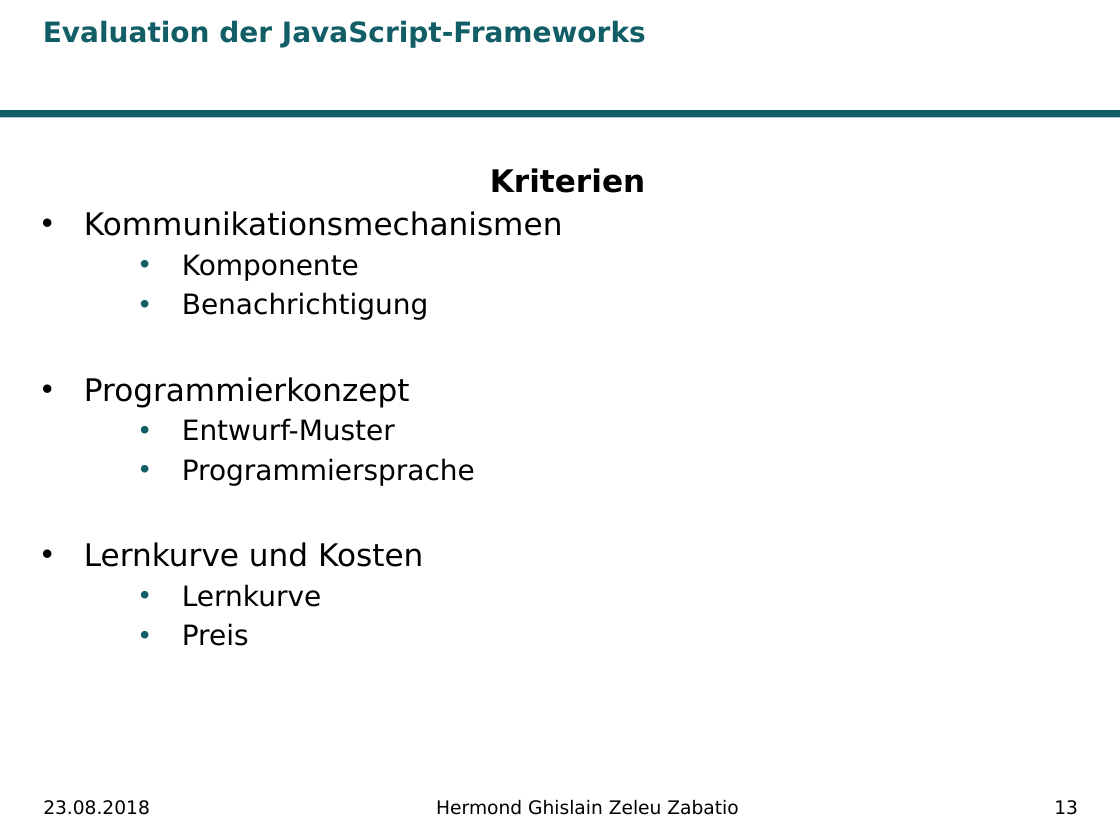
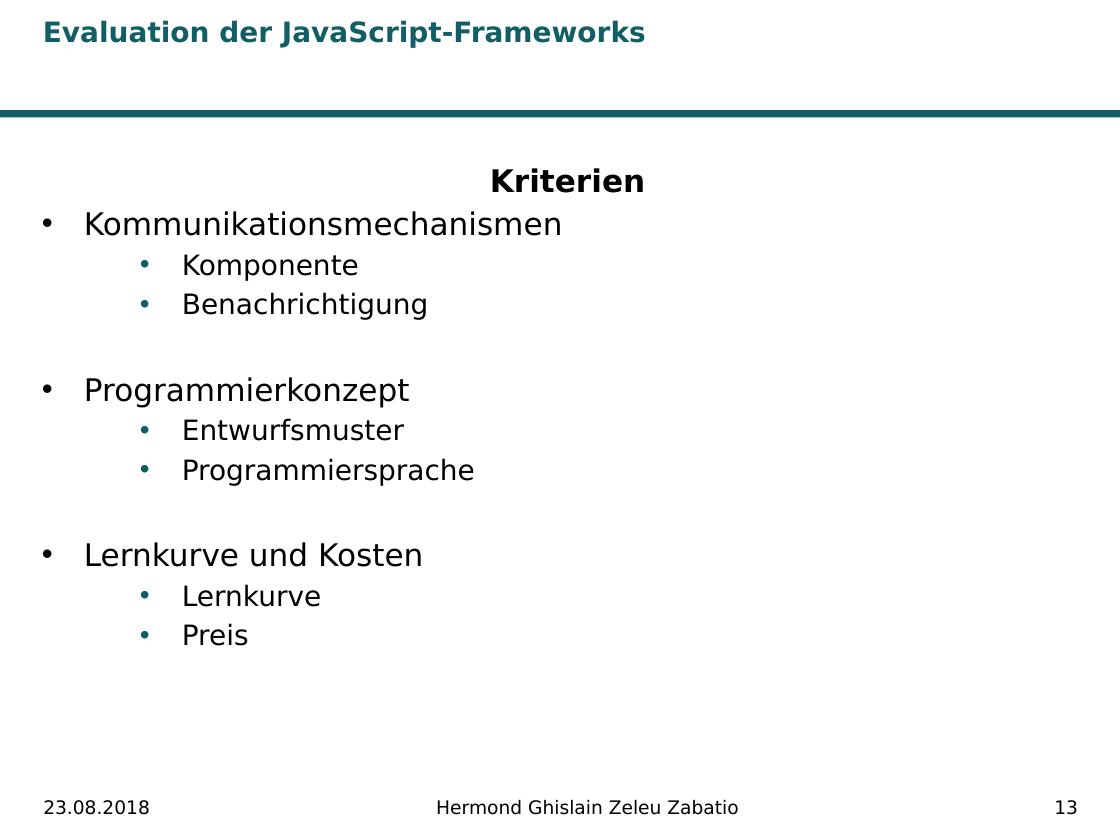
Before and after one commit to Ghislain1/zoe-fb-app, a slide deck: slide 13 of Master-Abschluss.pptx. Drawn at 1120x840 pixels with LibreOffice and Linux fonts; fonts in the diff are those of the drawing; background and template pictures are left out. Boxes give left, top, right and bottom in pixels: in the first picture for what was removed or moved away, otherwise in the second. Text is boxed around its words. In the diff, an @@ line names an element or a change of style, - is before the commit and + after.

```diff
--- a/Master-Abschluss.pptx
+++ b/Master-Abschluss.pptx
@@ text at [182,418,404,441]: text changed @@
-  • Entwurf-Muster
+  • Entwurfsmuster
```
Also in this commit, not shown: 14 other slides changed, 1 other file.
